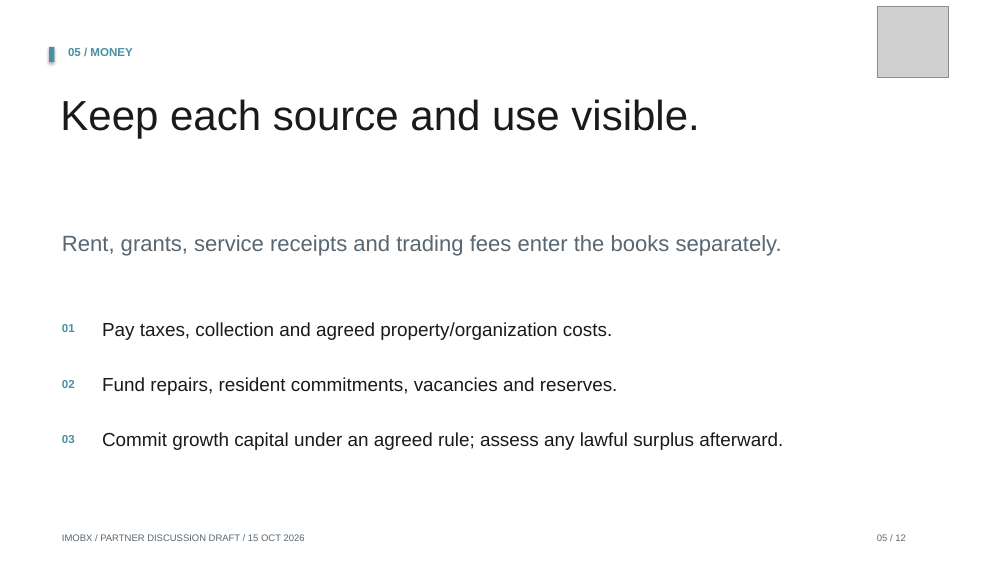
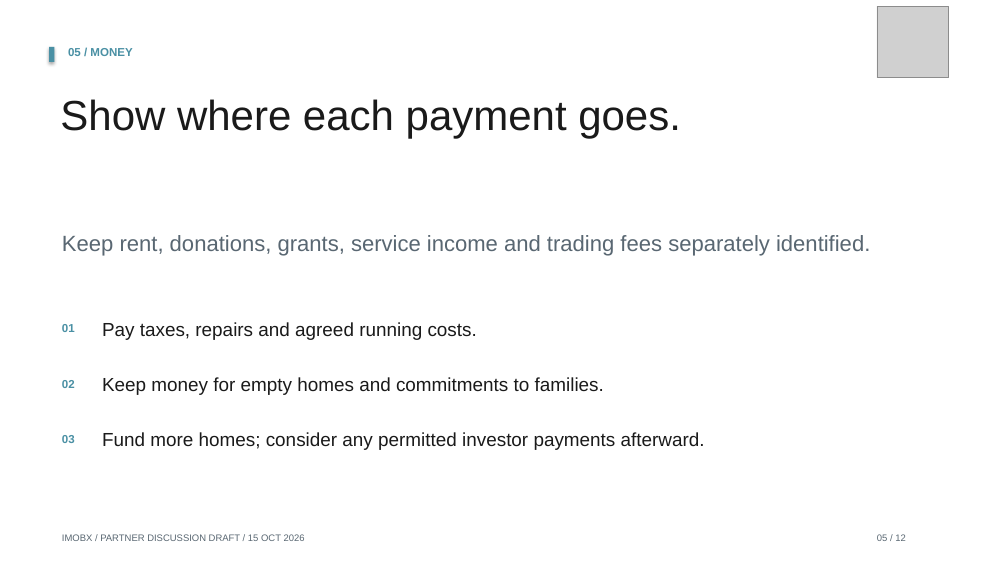
Before and after one commit to Siah-kin/imobx-website, a slide deck: slide 5 of pitchdeck.pptx. Drawn at 1008x567 pixels with LibreOffice and Linux fonts; fonts in the diff are those of the drawing; grey boxes stand for pictures. Boxes give left, top, right and bottom in pixels: in the first picture for what was removed or moved away, otherwise in the second. Text is boxed around its words. In the diff, an @@ line names an element or a change of style, - is before the commit and + after.

```diff
--- a/pitchdeck.pptx
+++ b/pitchdeck.pptx
@@ text at box(60, 99, 681, 138): text changed @@
-Keep each source and use visible.
+Show where each payment goes.
@@ text at box(62, 235, 870, 256): text changed @@
-Rent, grants, service receipts and trading fees enter the books separately.
+Keep rent, donations, grants, service income and trading fees separately identified.
@@ text at box(102, 322, 477, 340): text changed @@
-Pay taxes, collection and agreed property/organization costs.
+Pay taxes, repairs and agreed running costs.
@@ text at box(102, 377, 604, 395): text changed @@
-Fund repairs, resident commitments, vacancies and reserves.
+Keep money for empty homes and commitments to families.
@@ text at box(102, 432, 705, 450): text changed @@
-Commit growth capital under an agreed rule; assess any lawful surplus afterward.
+Fund more homes; consider any permitted investor payments afterward.
```
Also in this commit, not shown: 11 other slides changed, 26 other files.
